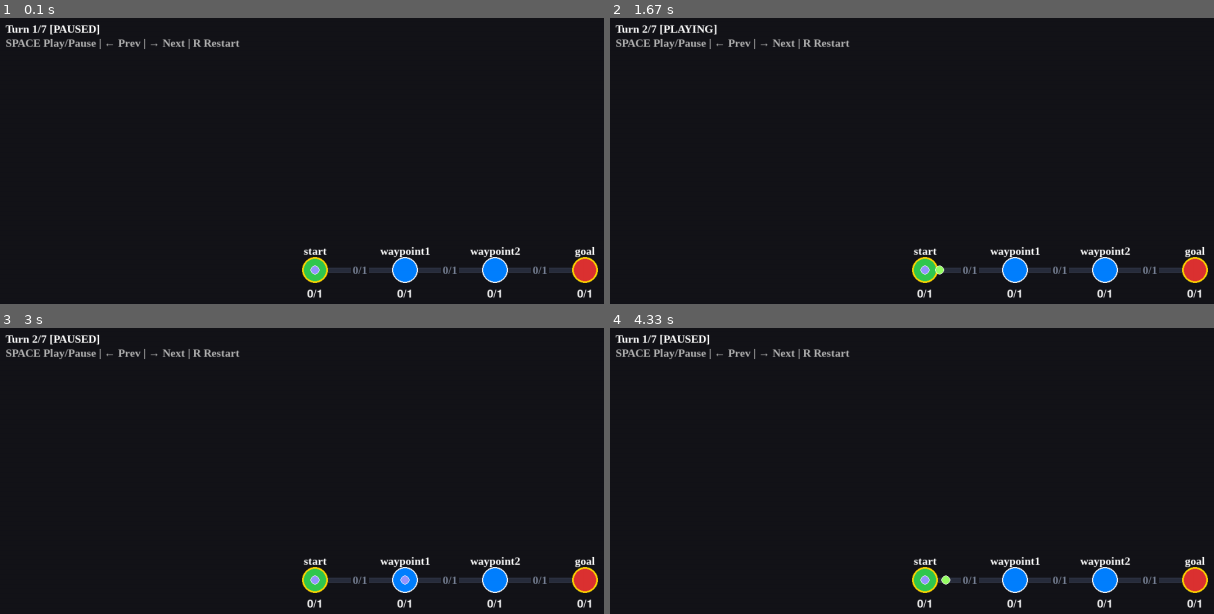
Above: before the commit, frames 1-4 (two rows, left to right).
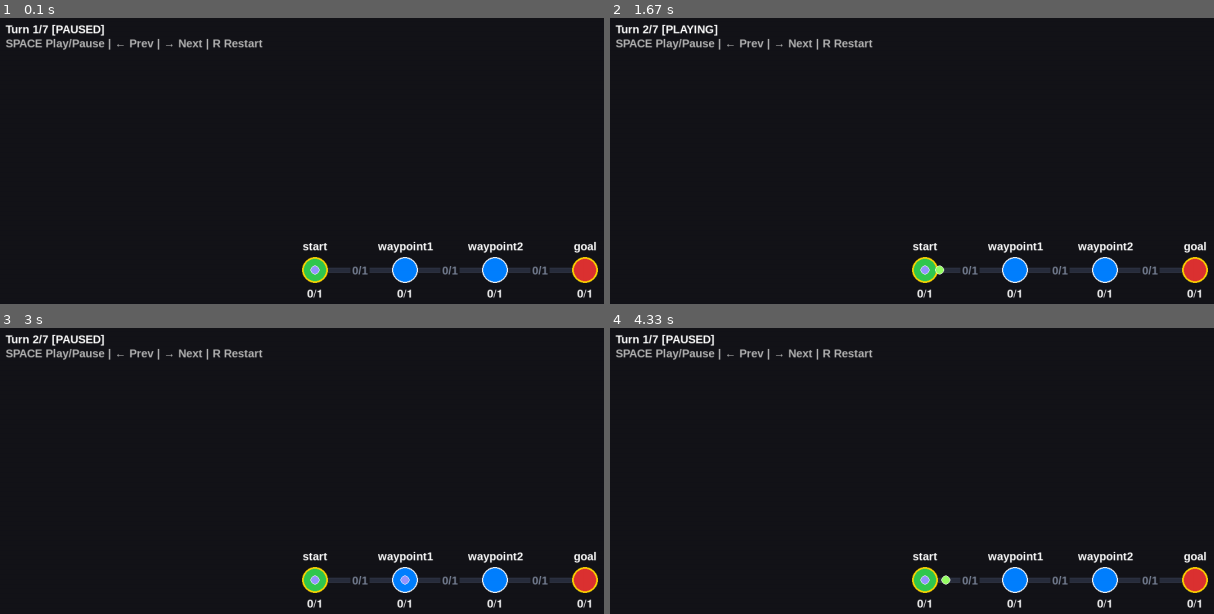
Above: after the commit, the same moments.

Repository: Irohs6/fly_ing
Game: pygame game, started from main.py assets/maps/easy/01_linear_path.txt
Two runs of this game, one before a commit and one after it. Both use one fixed random seed, a clock stepped at 60 frames per second and the inputs below.
Inputs (mouse positions are in pixels of both pictures, inside the frame that each line leads up to):
- Up to frame 1 (0.1 s): no input
- Up to frame 2 (1.67 s): tap Space at 0.33, 0.67, 1.57 s; hold Right from 1.5 s (still down); move the mouse to (779, 195) at 1.53 s
- Up to frame 3 (3 s): tap Space at 1.87 s; release Right at 1.97 s; click (217, 393) at 2.62 s; click (235, 479) at 2.95 s
- Up to frame 4 (4.33 s): click (outside the picture) at 3.28 s; hold Left 3.57-3.97 s; move the mouse to (outside the picture) at 3.6 s; tap Space at 3.63, 3.93 s

The runs differ from the first frame. In frame 1, 2.1% of the frame differs, in the area x 0-99%, y 2-90%; in frame 2, 2.1%; in frame 3, 2.1%; in frame 4, 2.1%.

Commit message:
update: optimisation du code

Diff:
--- a/src/view/graph_renderer.py
+++ b/src/view/graph_renderer.py
@@ -1,13 +1,10 @@
 import math
 import pygame
 
-from src.view.utils.camera import Camera
-from src.view.utils.coordinate_system import CoordinateSystem
-
-
 # ───────────────────────────────────────────────
 # HubRenderer
 # ───────────────────────────────────────────────
+
 
 class HubRenderer:
     BG_COLOR = (20, 20, 25)
@@ -44,30 +41,54 @@
         self.font_small = font_small
 
     def radius(self, zone, zoom):
-        r = self.HUB_BASE_RADIUS + zone.max_drones * self.HUB_SCALE
-        r = max(self.HUB_MIN_RADIUS, min(self.HUB_MAX_RADIUS, r))
-        return max(4, int(r * zoom))
-
-    def draw(self, screen, zone, pos, zoom, is_start=False, is_end=False):
-        color = self.COLOR_MAP.get(zone.color, (200, 200, 200))
-        r = self.radius(zone, zoom)
-
-        pygame.draw.circle(screen, color, pos, r)
-
+        # Rayon calculé en fonction de la capacité maximale du hub
+        hub_radius = self.HUB_BASE_RADIUS + zone.max_drones * self.HUB_SCALE
+
+        # On limite le rayon entre une valeur minimale et maximale
+        hub_radius = max(self.HUB_MIN_RADIUS, min(self.HUB_MAX_RADIUS,
+                         hub_radius))
+
+        # Application du zoom
+        return max(4, int(hub_radius * zoom))
+
+    def draw(self, screen, zone, position, zoom, is_start=False, is_end=False):
+        # Couleur du hub
+        hub_color = self.COLOR_MAP.get(zone.color, (200, 200, 200))
+
+        # Calcul du rayon
+        hub_radius = self.radius(zone, zoom)
+
+        # Dessin du cercle principal
+        pygame.draw.circle(screen, hub_color, position, hub_radius)
+
+        # Dessin du contour (or pour départ/arrivée, blanc sinon)
         if is_start or is_end:
-            pygame.draw.circle(screen, (255, 215, 0), pos, r, 3)
+            pygame.draw.circle(screen, (255, 215, 0), position, hub_radius, 3)
         else:
-            pygame.draw.circle(screen, (255, 255, 255), pos, r, 2)
-
-        name_surf = self.font_small.render(zone.name, True, self.TEXT_COLOR)
-        name_rect = name_surf.get_rect(center=(pos[0], pos[1] - r - 11))
-        screen.blit(name_surf, name_rect)
-
-        cap_surf = self.font.render(
-            f"{zone.nb_drones}/{zone.max_drones}", True, self.TEXT_COLOR
-        )
-        cap_rect = cap_surf.get_rect(center=(pos[0], pos[1] + r + 20))
-        screen.blit(cap_surf, cap_rect)
+            pygame.draw.circle(screen, (255, 255, 255),
+                               position, hub_radius, 2)
+
+        # Affichage du nom du hub au-dessus
+        hub_name_surface = self.font_small.render(
+            zone.name,
+            True,
+            self.TEXT_COLOR,
+        )
+        hub_name_rect = hub_name_surface.get_rect(
+            center=(position[0], position[1] - hub_radius - 20)
+        )
+        screen.blit(hub_name_surface, hub_name_rect)
+
+        # Affichage du nombre de drones / capacité maximale
+        capacity_surface = self.font.render(
+            f"{zone.nb_drones}/{zone.max_drones}",
+            True,
+            self.TEXT_COLOR,
+        )
+        capacity_rect = capacity_surface.get_rect(
+            center=(position[0], position[1] + hub_radius + 20)
+        )
+        screen.blit(capacity_surface, capacity_rect)
 
 
 # ───────────────────────────────────────────────
@@ -83,28 +104,63 @@
     def __init__(self, font_small):
         self.font_small = font_small
 
-    def draw(self, screen, connection, pos1, pos2, zoom):
-        if math.hypot(pos2[0] - pos1[0], pos2[1] - pos1[1]) == 0:
+    def draw(self, screen, connection, source_position, target_position, zoom):
+        # Ne rien dessiner si les deux hubs sont au même endroit
+        if math.hypot(
+            target_position[0] - source_position[0],
+            target_position[1] - source_position[1],
+        ) == 0:
             return
 
-        w = max(2, int(self.BAND_WIDTH * zoom))
-        pygame.draw.line(screen, self.CONN_FILL, pos1, pos2, w)
-        pygame.draw.line(screen, self.CONN_BORDER, pos1, pos2, max(1, w - 2))
-
-        mid = ((pos1[0] + pos2[0]) // 2, (pos1[1] + pos2[1]) // 2)
-        surf = self.font_small.render(
+        # Épaisseur de la connexion selon le zoom
+        connection_width = max(2, int(self.BAND_WIDTH * zoom))
+
+        # Bande principale
+        pygame.draw.line(
+            screen,
+            self.CONN_FILL,
+            source_position,
+            target_position,
+            connection_width,
+        )
+
+        # Contour de la bande
+        pygame.draw.line(
+            screen,
+            self.CONN_BORDER,
+            source_position,
+            target_position,
+            max(1, connection_width - 2),
+        )
+
+        # Position du texte au milieu de la connexion
+        middle_position = (
+            (source_position[0] + target_position[0]) // 2,
+            (source_position[1] + target_position[1]) // 2,
+        )
+
+        # Nombre de drones présents sur la connexion
+        connection_text = self.font_small.render(
             f"{connection.nb_drones}/{connection.max_capacity}",
             True,
             (120, 130, 150),
         )
-        rect = surf.get_rect(center=mid)
-        pygame.draw.rect(screen, self.BG_COLOR, rect.inflate(6, 4), border_radius=3)
-        screen.blit(surf, rect)
-
-
+
+        connection_text_rect = connection_text.get_rect(center=middle_position)
+
+        # Fond derrière le texte pour améliorer la lisibilité
+        pygame.draw.rect(
+            screen,
+            self.BG_COLOR,
+            connection_text_rect.inflate(6, 4),
+            border_radius=3,
+        )
+
+        screen.blit(connection_text, connection_text_rect)
 # ───────────────────────────────────────────────
 # GraphRenderer
 # ───────────────────────────────────────────────
+
 
 class GraphRenderer:
     BG_COLOR = (20, 20, 25)
@@ -119,29 +175,30 @@
         self.connection_renderer = ConnectionRenderer(font_small)
 
     def draw(self, camera):
-        screen_w, screen_h = self.screen.get_size()
+        screen_width, screen_height = self.screen.get_size()
         self.screen.fill(self.BG_COLOR)
 
-        positions = {
-            name: camera.world_to_screen(x, y, screen_w, screen_h)
+        hub_screen_positions = {
+            name: camera.world_to_screen(x, y, screen_width, screen_height)
             for name, (x, y) in self.world_positions.items()
         }
 
-        for conn in self.graph.connections:
-            pos1 = positions.get(conn.source.name)
-            pos2 = positions.get(conn.target.name)
-            if pos1 and pos2:
+        for connection in self.graph.connections:
+            source_pos = hub_screen_positions.get(connection.source.name)
+            target_pos = hub_screen_positions.get(connection.target.name)
+            if source_pos and target_pos:
                 self.connection_renderer.draw(
-                    self.screen, conn, pos1, pos2, camera.zoom
+                    self.screen, connection, source_pos, target_pos,
+                    camera.zoom
                 )
 
         for zone in self.graph.zones.values():
-            pos = positions.get(zone.name)
-            if pos:
+            hub_pos = hub_screen_positions.get(zone.name)
+            if hub_pos:
                 self.hub_renderer.draw(
                     self.screen,
                     zone,
-                    pos,
+                    hub_pos,
                     zoom=camera.zoom,
                     is_start=(zone == self.graph.start_zone),
                     is_end=(zone == self.graph.end_zone),
--- a/src/view/pygame_view.py
+++ b/src/view/pygame_view.py
@@ -1,4 +1,3 @@
-import os
 import pygame
 
 from pygame.locals import (
@@ -39,7 +38,7 @@
         pygame.display.set_caption("Fly'in")
 
         font = pygame.font.SysFont("time_new_roman", 30)
-        font_small = pygame.font.SysFont("times", 20, bold=True)
+        font_small = pygame.font.SysFont("arial", 20, bold=True)
         clock = pygame.time.Clock()
 
         # Camera & Coordinate system
@@ -83,7 +82,8 @@
                 elif event.type == MOUSEWHEEL:
                     mouse_x, mouse_y = pygame.mouse.get_pos()
                     factor = 1.15 if event.y > 0 else 1 / 1.15
-                    camera.apply_zoom(mouse_x, mouse_y, screen_w, screen_h, factor)
+                    camera.apply_zoom(mouse_x, mouse_y, screen_w,
+                                      screen_h, factor)
 
                 elif event.type == MOUSEBUTTONDOWN and event.button in (2, 3):
                     camera.start_drag(event.pos[0], event.pos[1])
--- a/src/view/utils/camera.py
+++ b/src/view/utils/camera.py
@@ -35,7 +35,6 @@
         screen_y = world_y * self.zoom + screen_h / 2 + self.pan_y
         return int(screen_x), int(screen_y)
 
-
     def screen_to_world(self, screen_x, screen_y, screen_w, screen_h):
         """
         Convertit des pixels écran en coordonnées monde.
@@ -69,7 +68,8 @@
         """
 
         # Position monde avant zoom
-        world_x, world_y = self.screen_to_world(mouse_x, mouse_y, screen_w, screen_h)
+        world_x, world_y = self.screen_to_world(mouse_x, mouse_y,
+                                                screen_w, screen_h)
 
         # Appliquer le zoom
         new_zoom = self.zoom * factor
Binary file removed: image.png
